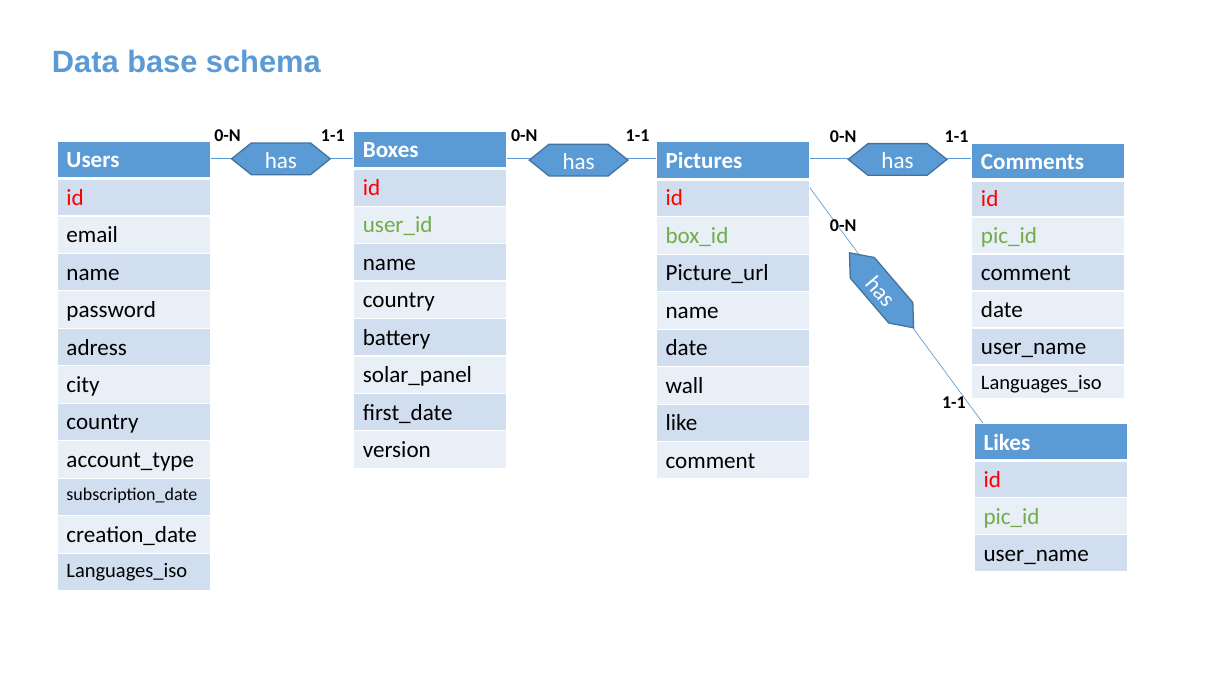
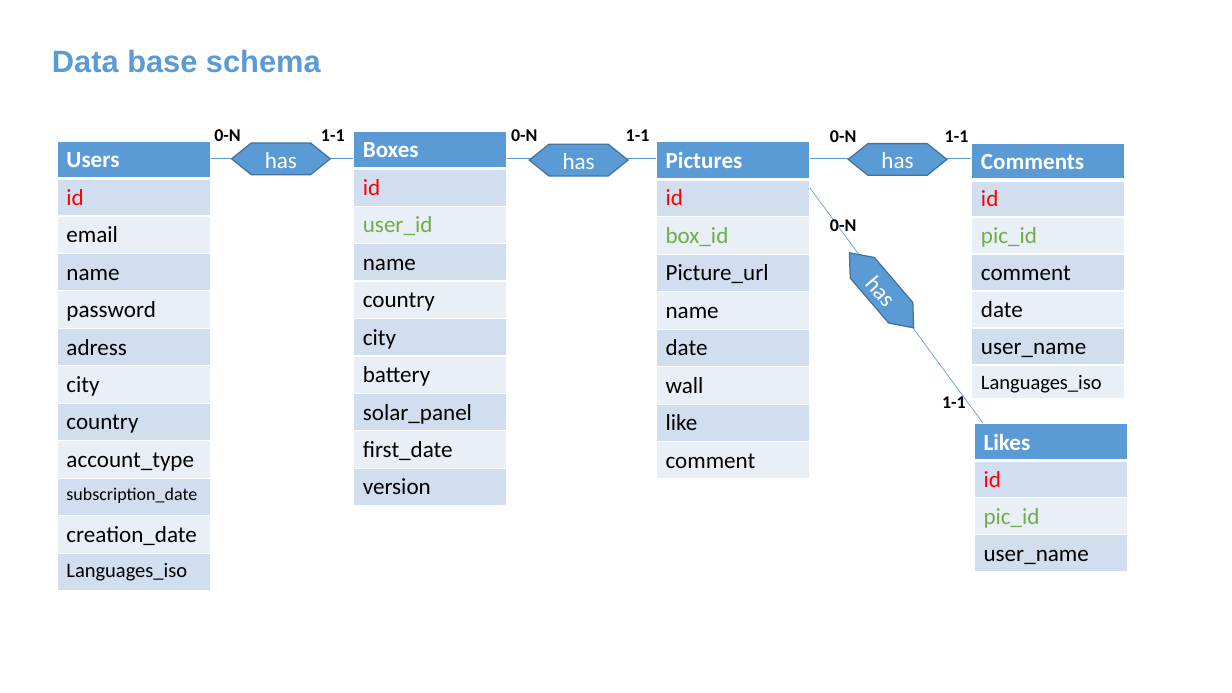
Before and after one commit to antoninsandoz/laravel, a slide deck: slide 1 of Documents/base_de_donnee_schema.pptx. Drawn at 1232x693 pixels with LibreOffice and Linux fonts; fonts in the diff are those of the drawing. Boxes give left, top, right and bottom in pixels: in the first picture for what was removed or moved away, otherwise in the second. Text is boxed around its words. In the diff, an @@ line names an element or a change of style, - is before the commit and + after.

```diff
--- a/Documents/base_de_donnee_schema.pptx
+++ b/Documents/base_de_donnee_schema.pptx
@@ table at (x1=354, y1=131, x2=506, y2=501) @@
+row 6: city
```
Also in this commit, not shown: 11 other files.
